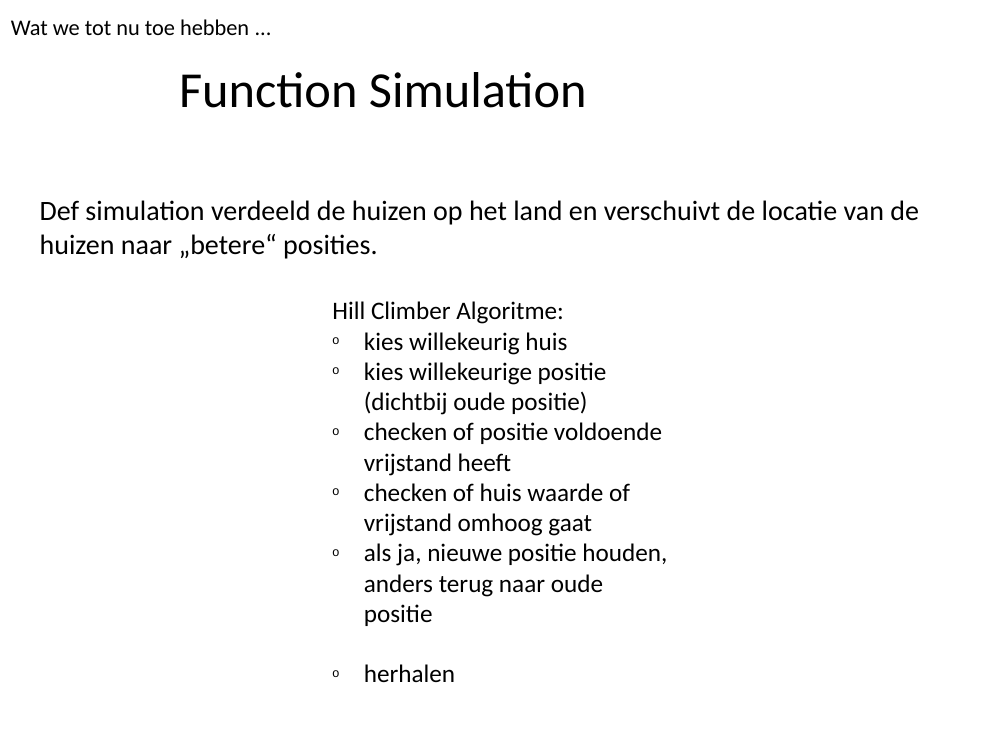
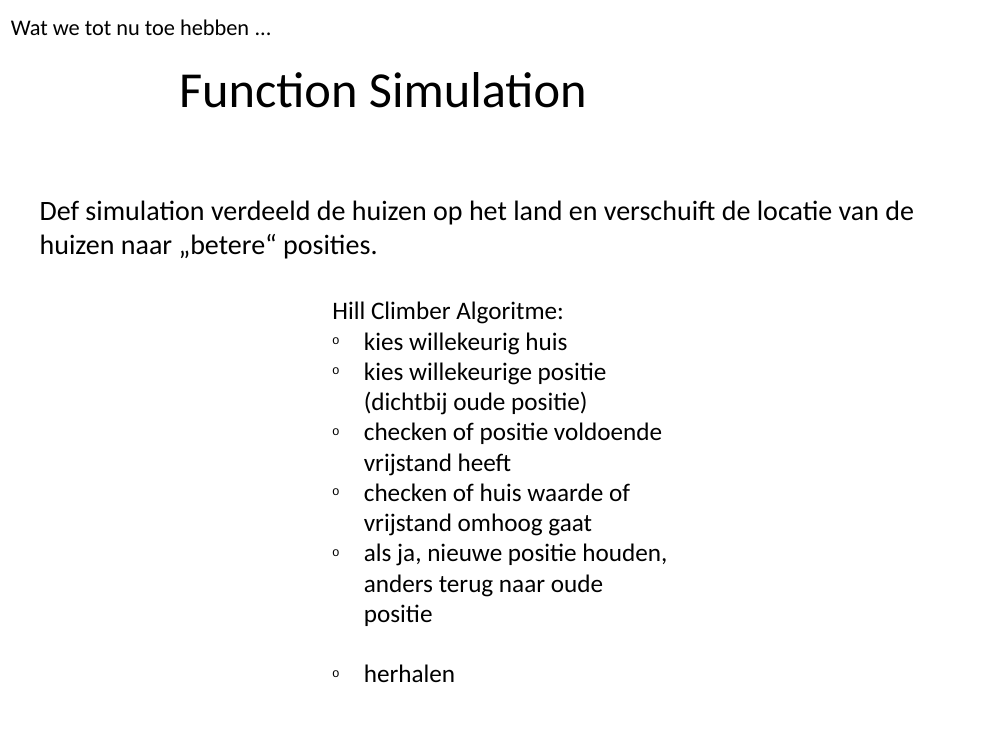
Before and after one commit to Duncannn/ProgrammeerTheorie, a slide deck: slide 14 of docs/Amstelhaege.pptx. Drawn at 1008x756 pixels with LibreOffice and Linux fonts; fonts in the diff are those of the drawing; background and template pictures are left out. Boxes give left, top, right and bottom in pixels: in the first picture for what was removed or moved away, otherwise in the second. Text is boxed around its words. In the diff, an @@ line names an element or a change of style, - is before the commit and + after.

```diff
--- a/docs/Amstelhaege.pptx
+++ b/docs/Amstelhaege.pptx
@@ text at bbox=[40, 200, 914, 259]: text changed @@
-Def simulation verdeeld de huizen op het land en verschuivt de locatie van de huizen naar „betere“ posities.
+Def simulation verdeeld de huizen op het land en verschuift de locatie van de huizen naar „betere“ posities.
```
Also in this commit, not shown: 1 other file.
